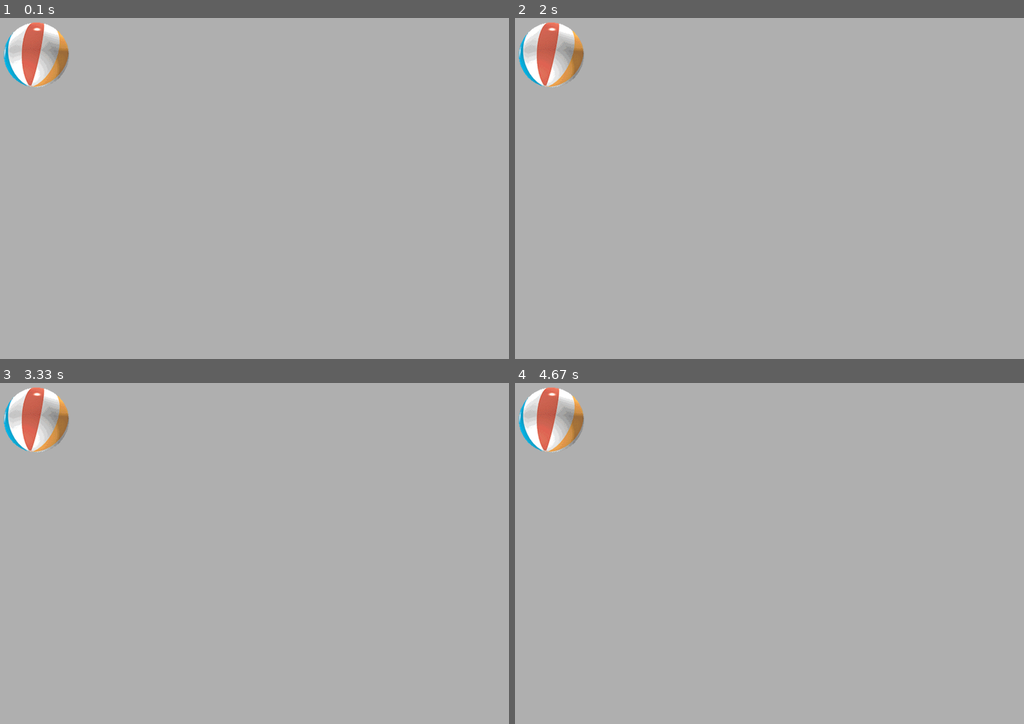
Above: before the commit, frames 1-4 (two rows, left to right).
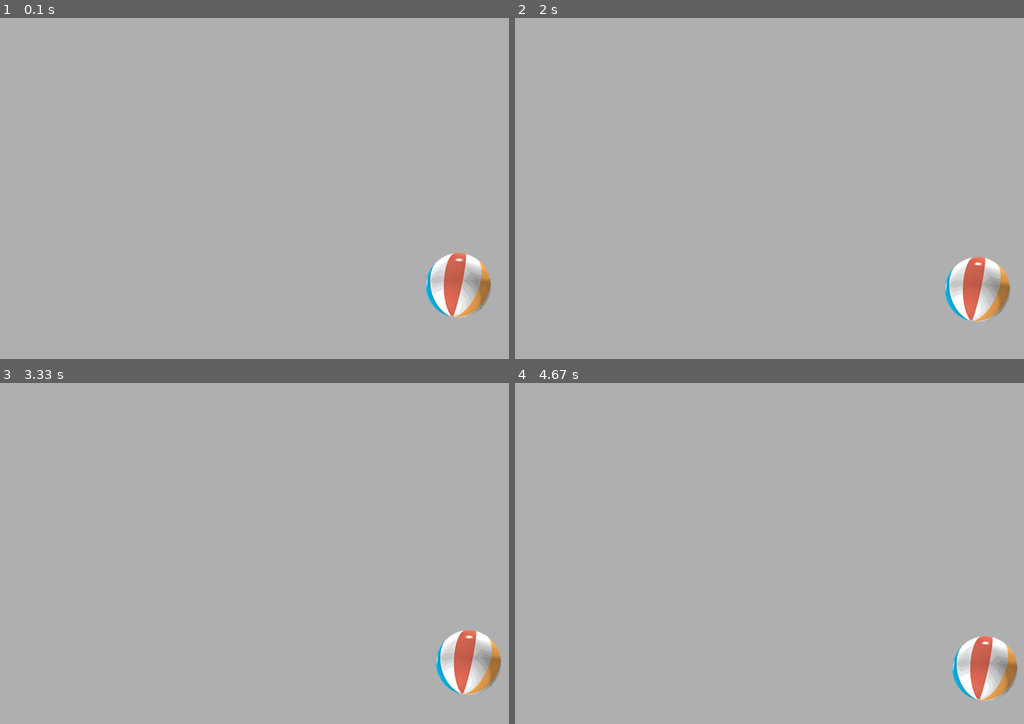
Above: after the commit, the same moments.

Repository: SeanP94/pyUi
Game: pygame game, started from pyUi.py
The game is run twice, just before and just after one commit, with the same random seed, the same clock (stepped at 60 frames per second) and the same inputs.
Inputs (mouse positions are in pixels of both pictures, inside the frame that each line leads up to):
- Up to frame 1 (0.1 s): no input
- Up to frame 2 (2 s): press the mouse at (973, 283) at 0.37 s; move the mouse to (794, 181) at 0.47 s; release the mouse at (616, 82) at 0.6 s; click (988, 301) at 1.72 s
- Up to frame 3 (3.33 s): press the mouse at (473, 666) at 2.03 s; move the mouse to (407, 536) at 2.13 s; release the mouse at (346, 410) at 2.27 s; press the mouse at (473, 666) at 2.37 s; move the mouse to (335, 693) at 2.47 s; release the mouse at (198, 717) at 2.6 s; press the mouse at (473, 666) at 2.7 s; move the mouse to (468, 652) at 2.8 s; release the mouse at (468, 638) at 2.93 s; press the mouse at (473, 666) at 3.03 s; move the mouse to (447, 536) at 3.13 s; release the mouse at (427, 410) at 3.27 s
- Up to frame 4 (4.67 s): press the mouse at (988, 666) at 3.37 s; move the mouse to (952, 573) at 3.47 s; release the mouse at (917, 478) at 3.6 s; press the mouse at (988, 666) at 3.7 s; move the mouse to (901, 672) at 3.8 s; release the mouse at (815, 676) at 3.93 s; press the mouse at (988, 666) at 4.03 s; move the mouse to (922, 573) at 4.13 s; release the mouse at (861, 481) at 4.27 s; press the mouse at (988, 666) at 4.37 s; move the mouse to (952, 614) at 4.47 s; release the mouse at (917, 567) at 4.6 s

The runs differ from the first frame. In frame 1, 3.3% of the frame differs, in the area x 0-97%, y 1-88%; in frame 2, 3.3%; in frame 3, 3.3%; in frame 4, 3.3%.

Commit message:
Started working on dragging objects on the screen. Need to solve the math on directions

Diff:
--- a/pyUi.py
+++ b/pyUi.py
@@ -11,24 +11,13 @@
 
 import random
 import pygameglobals as g
-from ballGame import Ball
+from ballGame import BallDrag as BallGame
 
 pg.init()
 # Get the screen Surface and the clock to limit fps.
 window = pg.display.set_mode((g.SCREEN_WIDTH, g.SCREEN_HEIGHT))
 clock = pg.time.Clock()
-ball = Ball(cpath=cpath)
-
-# # # # # # X
-# Temp      #
-# Globals 2 #
-# # # # # # #
-
-
-# Ball Logic
-
-
-# # # # # X
+ball = BallGame(cpath=cpath)
 
 
 def eventHandler():
@@ -48,7 +37,8 @@
 
         if event.type == pg.MOUSEBUTTONDOWN:
             ball.updateBall(event)
-
+        if event.type == pg.MOUSEBUTTONUP:
+            ball.updateBall(event)
 def update():
     '''Placeholder for now, does nothing'''
     pass
--- a/src/ballGame.py
+++ b/src/ballGame.py
@@ -2,7 +2,7 @@
 import random
 import pygameglobals as g
 
-class Ball():
+class BallRand():
     def __init__(self, cpath):
         self.BALLH = 100
         self.MAX_X = g.SCREEN_HEIGHT - self.BALLH
@@ -31,3 +31,53 @@
 
     def drawBall(self, surface : pg.surface.Surface):
         surface.blit(self.ballImage, self.ballRect)
+
+class BallDrag():
+    def __init__(self, cpath, ballSpeed=3):
+        self.BALLH = 100
+        self.ballSpeed = 3
+        self.MAX_X = g.SCREEN_HEIGHT - self.BALLH
+        self.MAX_Y = g.SCREEN_WIDTH - self.BALLH
+
+        self.ballImage = pg.image.load(cpath / 'images/ball.png')
+        self.ballRect = self.ballImage.get_rect()
+        self.resetBall() # Set balls pos
+
+
+    def resetBall(self):
+        """
+        Resets the ball to a random location on the screen.
+        """
+        self.ballRect.top = random.randrange(self.MAX_Y)
+        self.ballRect.left = random.randrange(self.MAX_X)
+
+    def dragBall(self, posTuple):
+        '''
+        We want to start moving the ball towards this location as we drag it.
+        Thats the goal of this class
+
+        We want to I think Normalize the data to the Mouse button being 0,0
+
+        '''
+        posx, posy = posTuple
+        ballx, bally = self.ballRect.center
+        print(posx, posy)
+        print(posx - ballx, posy - bally)
+        moveList = []
+        for pos, ball in zip(posTuple, self.ballRect.center):
+            i = -1 if (pos - ball) < 0 else 1
+            moveList.append(i * min(self.ballSpeed, abs(pos-ball)))
+        self.ballRect.top += moveList[0]
+        self.ballRect.left += moveList[1]
+
+    def updateBall(self, event : pg.event.Event):
+        """
+        Takes in an event type and if the ball collides with the
+        mouse, move it to a random location
+        """
+        if self.ballRect.collidepoint(event.pos):
+            print(f"{event.pos} : Grabbed the ball")
+            self.dragBall(event.pos)
+
+    def drawBall(self, surface : pg.surface.Surface):
+        surface.blit(self.ballImage, self.ballRect)
